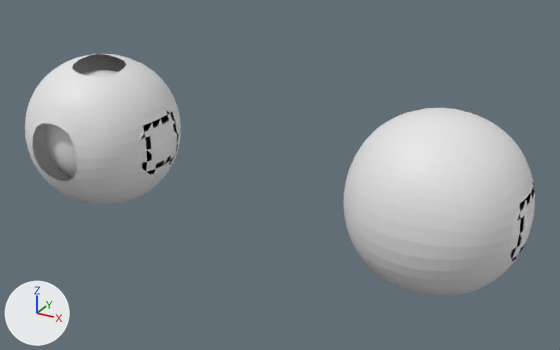
An edit to the OBJ model data/ball/cheese-ball/cheese-ball.obj, drawn before and after from the same camera.
Rendered twice from a 50 mm camera at (8.57, -9.42, 4.58) aimed at (3.32, 0.13, -0.19). Arrows for +X, +Y and +Z are at lower left; the lights stay in place. The first picture is the older version. Where no turn or scale is listed for an object, it has been applied to the vertices.

Script lines for the objects in view, before the commit:
```python
me_cube = bpy.data.meshes.new('Cube')
me_cube.from_pydata(...)  # 864 vertices, 1696 faces; spans x -1.27..1.27, y -1.19..1.27, z -1.27..1.27
me_cube_001 = bpy.data.meshes.new('Cube.001')
me_cube_001.from_pydata(...)  # 866 vertices, 1728 faces; spans x 4.57..7.11, y -1.27..1.27, z -1.27..1.27
me_icosphere_icosphere_027 = bpy.data.meshes.new('Icosphere_Icosphere.027')
me_icosphere_icosphere_027.from_pydata(...)  # 2323 vertices, 4630 faces; spans x -1.0..1.0, y -1.0..1.0, z -1.0..1.0
ob_cube = bpy.data.objects.new('Cube', me_cube)
ob_cube.location = (0.0, 0.0, 0.0)
ob_cube_001 = bpy.data.objects.new('Cube.001', me_cube_001)
ob_cube_001.location = (0.0, 0.0, 0.0)
ob_icosphere_icosphere_027 = bpy.data.objects.new('Icosphere_Icosphere.027', me_icosphere_icosphere_027)
ob_icosphere_icosphere_027.location = (0.0, 0.0, 0.0)
```
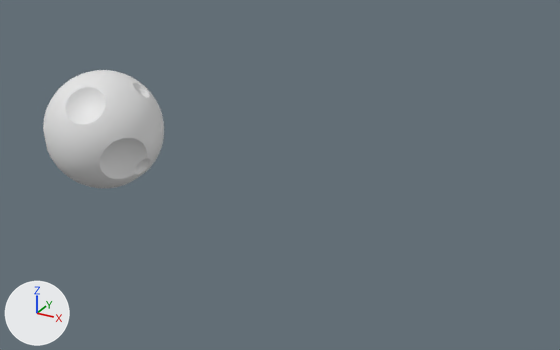
Commit message: cheese-ball.obj: Remove superfluous geometry

Pixel boxes [x1, y1, x2, y2] of what changed, in the pictures (560 x 350 px):
'Cube.001', deleted
    before: [343, 108, 535, 296]
'Cube', deleted
    before: [25, 54, 181, 205]
'Icosphere_Icosphere.027', unchanged, uncovered by the edit
    before: [43, 70, 117, 179]
    after: [43, 70, 164, 188]

The change, as a list of edits to the scene's bpy script:
```text
Remove ob_cube:
    ob_cube = bpy.data.objects.new('Cube', me_cube)
    ob_cube.location = (0.0, 0.0, 0.0)
Remove ob_cube_001:
    ob_cube_001 = bpy.data.objects.new('Cube.001', me_cube_001)
    ob_cube_001.location = (0.0, 0.0, 0.0)
```
